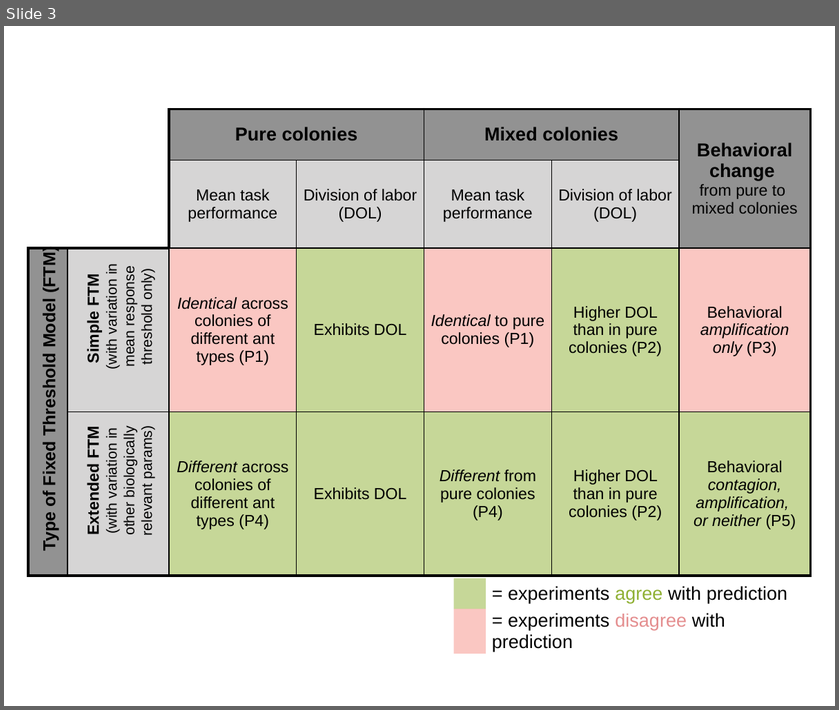
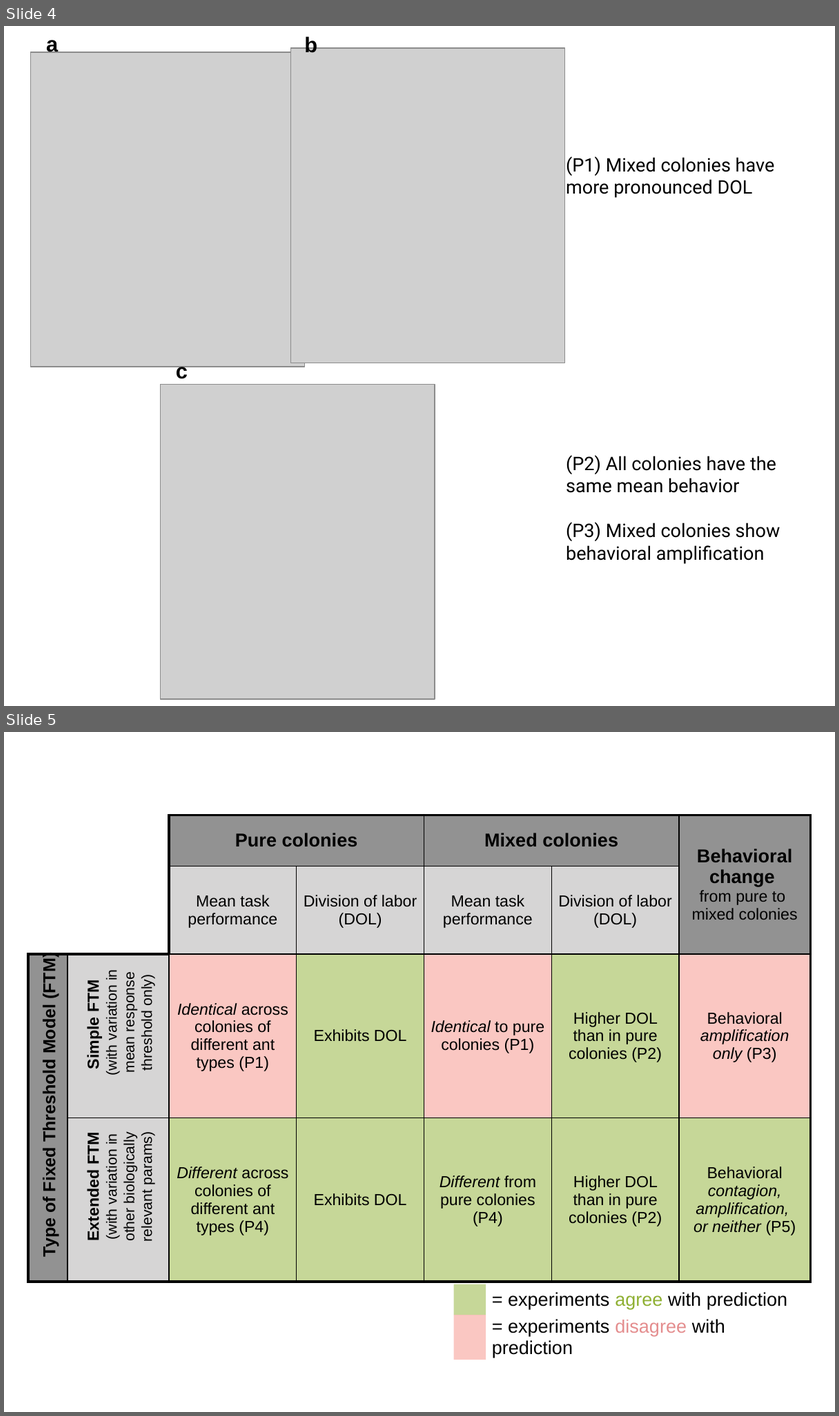
Before and after one commit to marikawakatsu/mixing-model, a slide deck: slides/figures_191206.pptx. Shown one above the other, each under a label of ours: slide 3 before the commit, slides 4 and 5 after it. The pictures are 839x710 and 839x1416 pixels, drawn with LibreOffice and Linux fonts; fonts in the diff are those of the drawing; grey boxes stand for pictures. Boxes give left, top, right and bottom in pixels: in the first picture for what was removed or moved away, otherwise in the second. Text is boxed around its words. In the diff, an @@ line names an element or a change of style, - is before the commit and + after.

```diff
--- a/slides/figures_191206.pptx
+++ b/slides/figures_191206.pptx
@@ slide 4 added at bbox=[4, 26, 835, 706], background #FFFFFF @@
@@ text added at bbox=[46, 35, 58, 53], 16 pt, text #000000, bold @@
+a
@@ text added at bbox=[304, 36, 317, 53], 16 pt, text #000000, bold @@
+b
@@ picture added at bbox=[31, 52, 306, 367] @@
@@ picture added at bbox=[291, 48, 565, 363] @@
@@ text added at bbox=[566, 156, 775, 198], 14 pt, text #000000 @@
+(P1) Mixed colonies have more pronounced DOL
@@ text added at bbox=[176, 366, 188, 382], 16 pt, text #000000, bold @@
+c
@@ picture added at bbox=[161, 385, 435, 699] @@
@@ text added at bbox=[566, 455, 780, 564], 14 pt, text #000000 @@
+(P2) All colonies have the same mean behavior
+(P3) Mixed colonies show behavioral amplification
@@ what was slide 3 is now slide 5 @@
```
Also in this commit, not shown: 5 slides changed, 5 other slides added, 52 other files.
